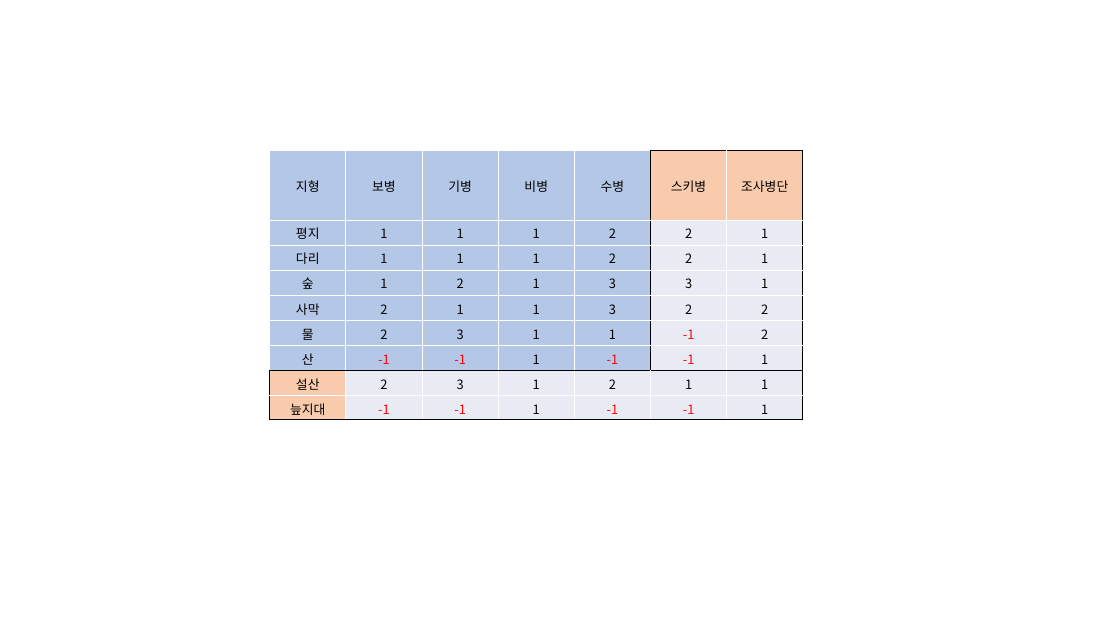
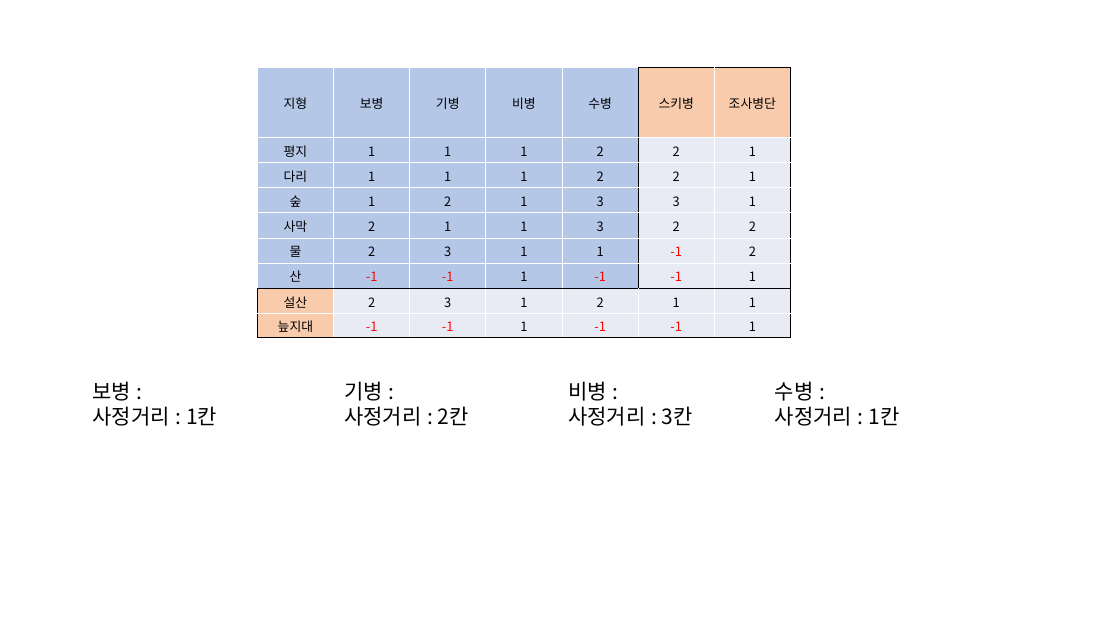
Before and after one commit to JayJeongJW/TIL, a slide deck: slide 3 of game-design/sbs-game-academy/SRPG 이동력 시스템 관련 캐릭터 및 지형 상상기획.pptx. Drawn at 1120x630 pixels with LibreOffice and Linux fonts; fonts in the diff are those of the drawing. Boxes give left, top, right and bottom in pixels: in the first picture for what was removed or moved away, otherwise in the second. Text is boxed around its words. In the diff, an @@ line names an element or a change of style, - is before the commit and + after.

```diff
--- a/game-design/sbs-game-academy/SRPG 이동력 시스템 관련 캐릭터 및 지형 상상기획.pptx
+++ b/game-design/sbs-game-academy/SRPG 이동력 시스템 관련 캐릭터 및 지형 상상기획.pptx
@@ table: place and size @@
-table at (270,150,805,420)
+table at (257,68,792,338)
@@ text added at (92,381,217,426), 18 pt, text #000000 @@
+보병 :
+사정거리 : 1칸
@@ text added at (344,381,469,426), 18 pt, text #000000 @@
+기병 :
+사정거리 : 2칸
@@ text added at (568,381,693,426), 18 pt, text #000000 @@
+비병 :
+사정거리 : 3칸
@@ text added at (775,381,899,426), 18 pt, text #000000 @@
+수병 :
+사정거리 : 1칸
```
Also in this commit, not shown: 2 other slides changed.
